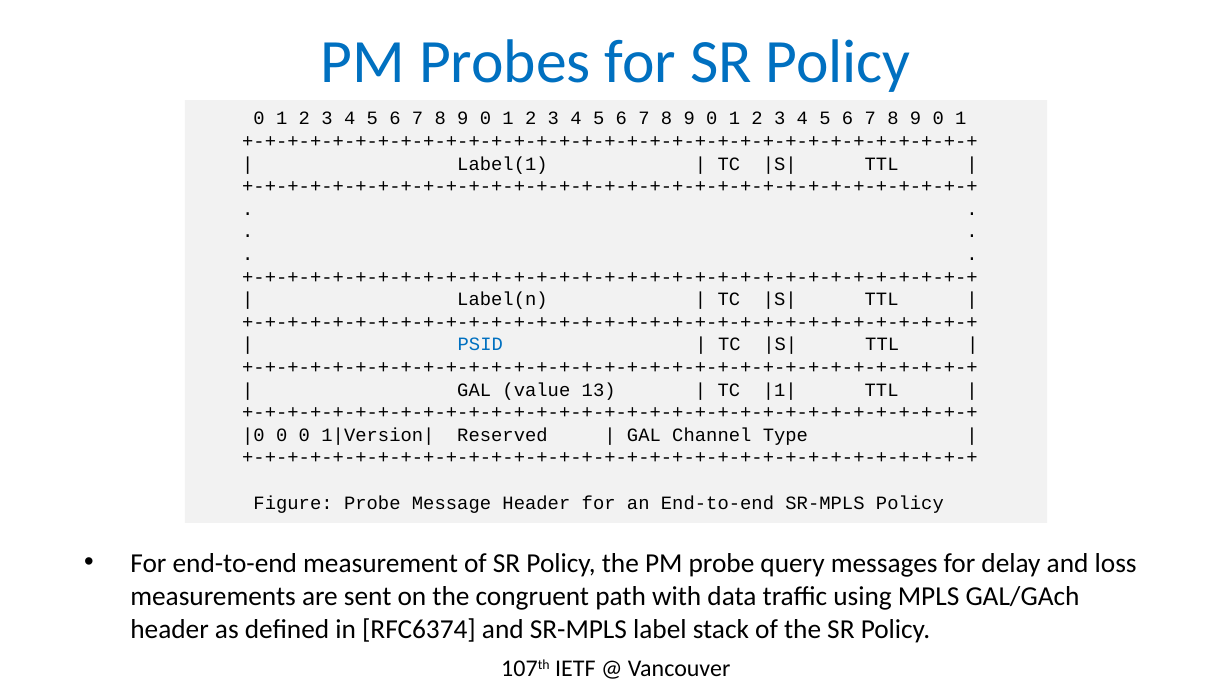
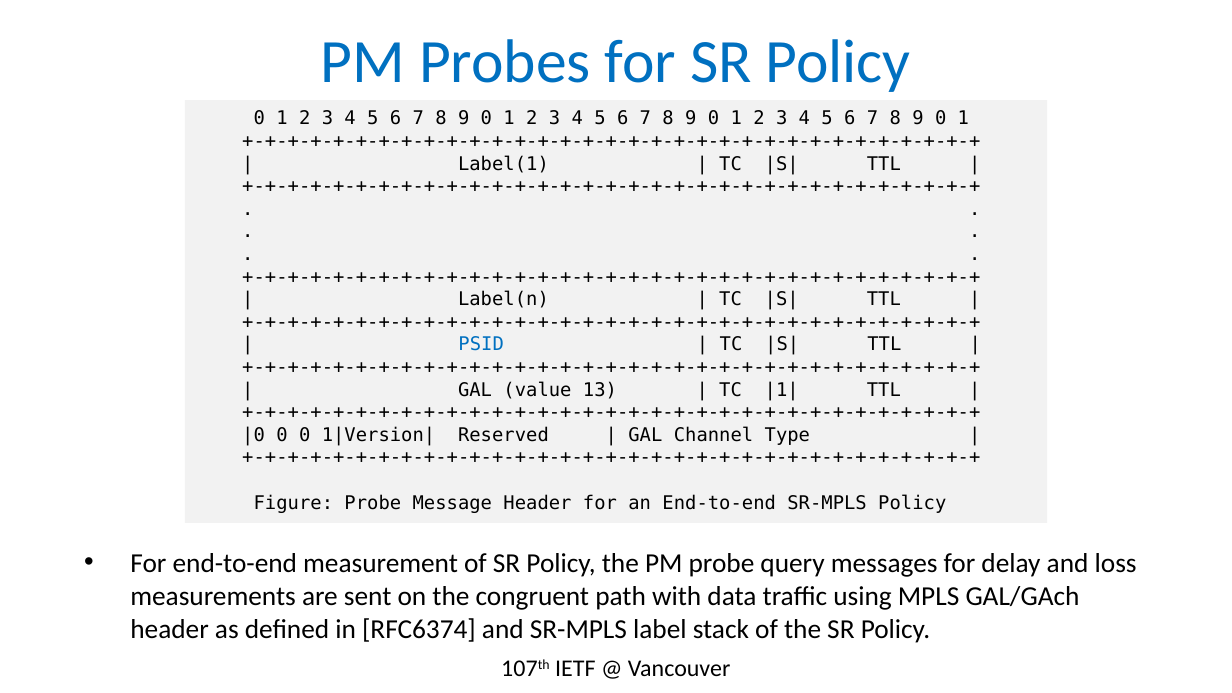
Before and after one commit to rakgandhi/ietf-slides, a slide deck: slide 14 of draft-gandhi-mpls-rfc6374-sr-02.pptx. Drawn at 1232x693 pixels with LibreOffice and Linux fonts; fonts in the diff are those of the drawing. Boxes give left, top, right and bottom in pixels: in the first picture for what was removed or moved away, otherwise in the second. Text is boxed around its words. In the diff, an @@ line names an element or a change of style, - is before the commit and + after.

```diff
--- a/draft-gandhi-mpls-rfc6374-sr-02.pptx
+++ b/draft-gandhi-mpls-rfc6374-sr-02.pptx
@@ rectangle "0 1 2 3 4 ..." at [185,100,1047,522]: font Courier New to DejaVu Sans Mono @@
```
Also in this commit, not shown: 2 other slides changed.
